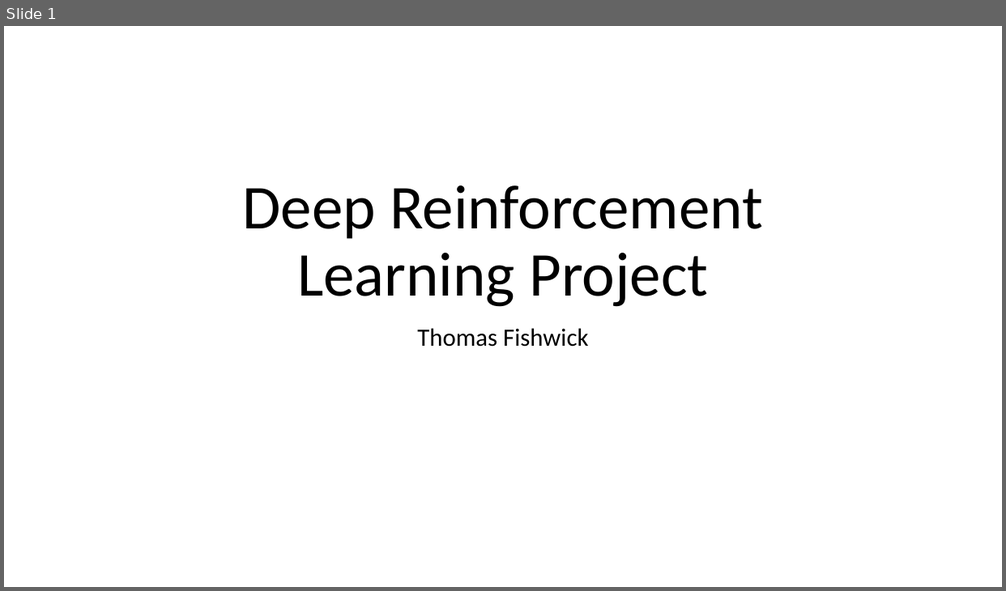
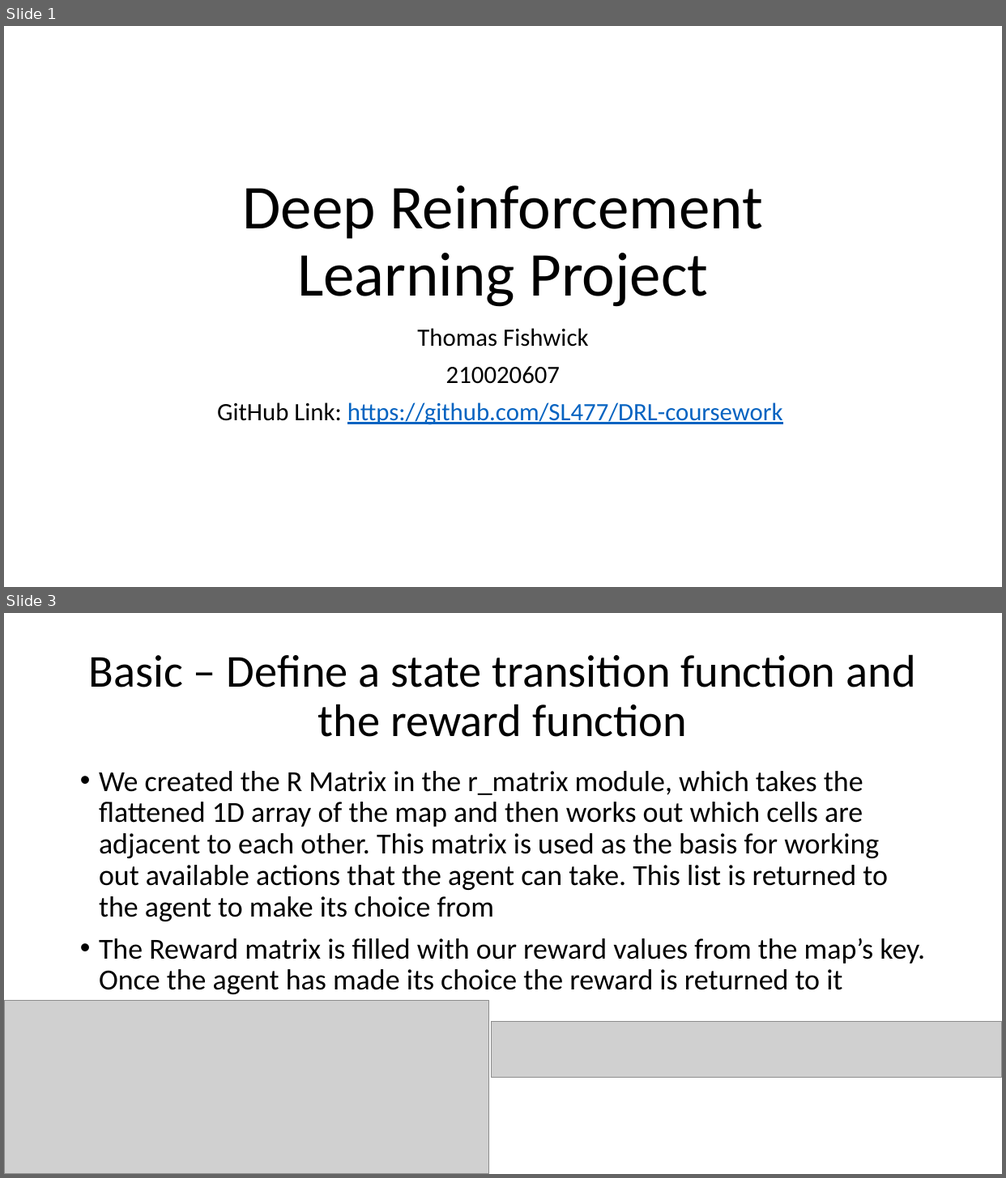
Before and after one commit to SL477/DRL-coursework, a slide deck: presentation.pptx. Shown one above the other, each under a label of ours: slide 1 before the commit, slides 1 and 3 after it; the slides between them are not shown. The pictures are 1006x591 and 1006x1178 pixels, drawn with LibreOffice and Linux fonts; fonts in the diff are those of the drawing; grey boxes stand for pictures. Boxes give left, top, right and bottom in pixels: in the first picture for what was removed or moved away, otherwise in the second. Text is boxed around its words. In the diff, an @@ line names an element or a change of style, - is before the commit and + after.

```diff
--- a/presentation.pptx
+++ b/presentation.pptx
@@ slide 3 added at [4,613,1002,1174], background #FFFFFF @@
@@ title added at [89,654,915,737], 44 pt, text #000000 @@
+Basic – Define a state transition function and the reward function
@@ text added at [99,771,925,995], 28 pt, text #000000 @@
+• We created the R Matrix in the r_matrix module, which takes the flattened 1D array of the map and then works out which cells are adjacent to each other. This matrix is used as the basis for working out available actions that the agent can take. This list is returned to the agent to make its choice from
+• The Reward matrix is filled with our reward values from the map’s key. Once the agent has made its choice the reward is returned to it
@@ picture added at [4,1001,488,1174] @@
@@ picture added at [492,1022,1002,1078] @@
@@ slide 1 changed as well @@
@@ subtitle at [217,366,783,425]: paragraphs added @@
+210020607
+GitHub Link: https://github.com/SL477/DRL-coursework
```
Also in this commit, not shown: 12 other slides added, 1 other file.
